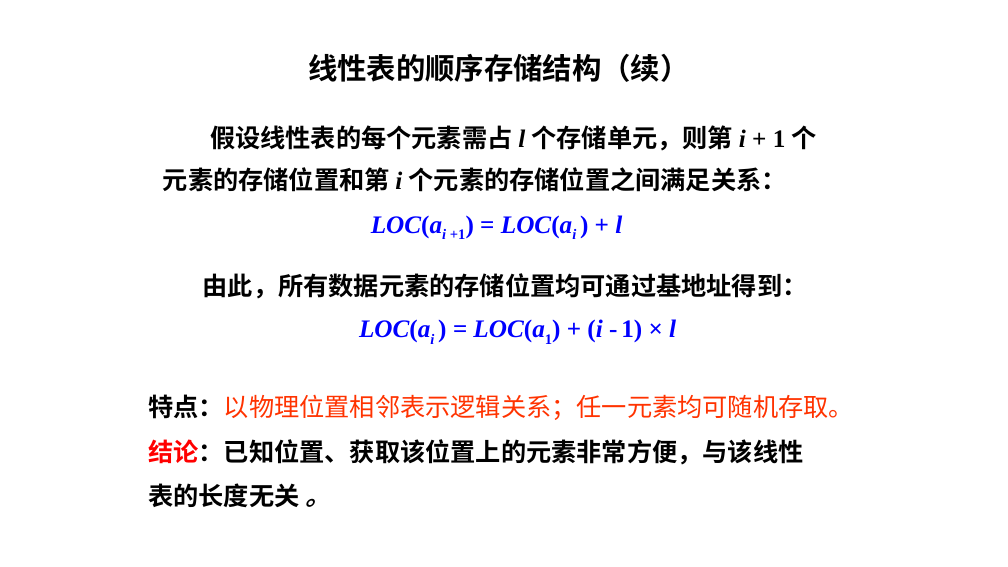
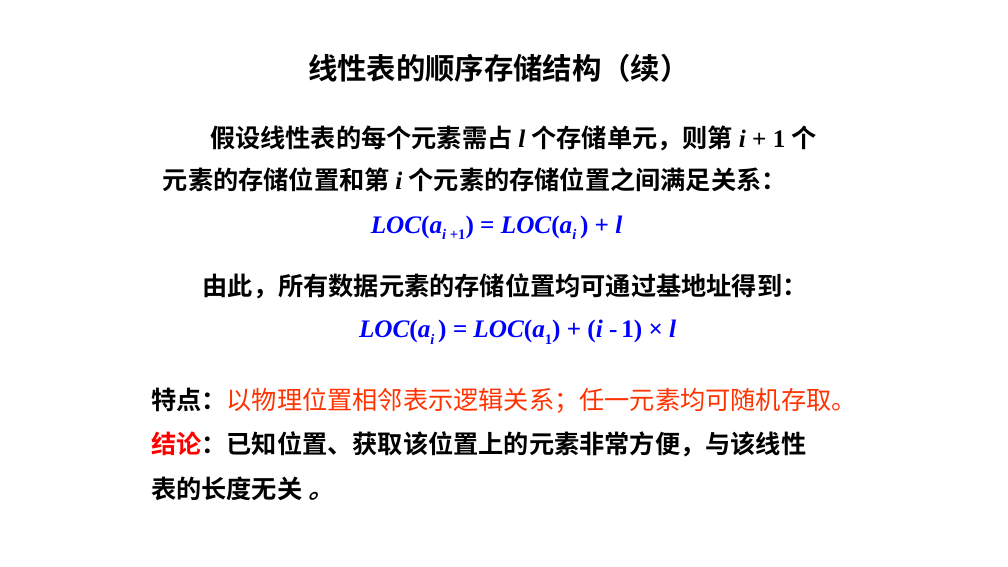
Before and after one commit to Gempittance/Data_Structur_Build, a slide deck: slide 24 of 数据结构PPT/ds2.pptx. Drawn at 1008x567 pixels with LibreOffice and Linux fonts; fonts in the diff are those of the drawing. Boxes give left, top, right and bottom in pixels: in the first picture for what was removed or moved away, otherwise in the second. Text is boxed around its words. In the diff, an @@ line names an element or a change of style, - is before the commit and + after.

```diff
--- a/数据结构PPT/ds2.pptx
+++ b/数据结构PPT/ds2.pptx
@@ text "特点：以物理位置相邻表示逻辑关系；任一元素均可随机存取。": place and size @@
-text "特点：以物理位置相邻表示逻辑关系；任一元素均可随机存取。" at bbox=[148, 394, 854, 507]
+text "特点：以物理位置相邻表示逻辑关系；任一元素均可随机存取。" at bbox=[151, 387, 857, 500]
```
Also in this commit, not shown: 15 other slides changed.
